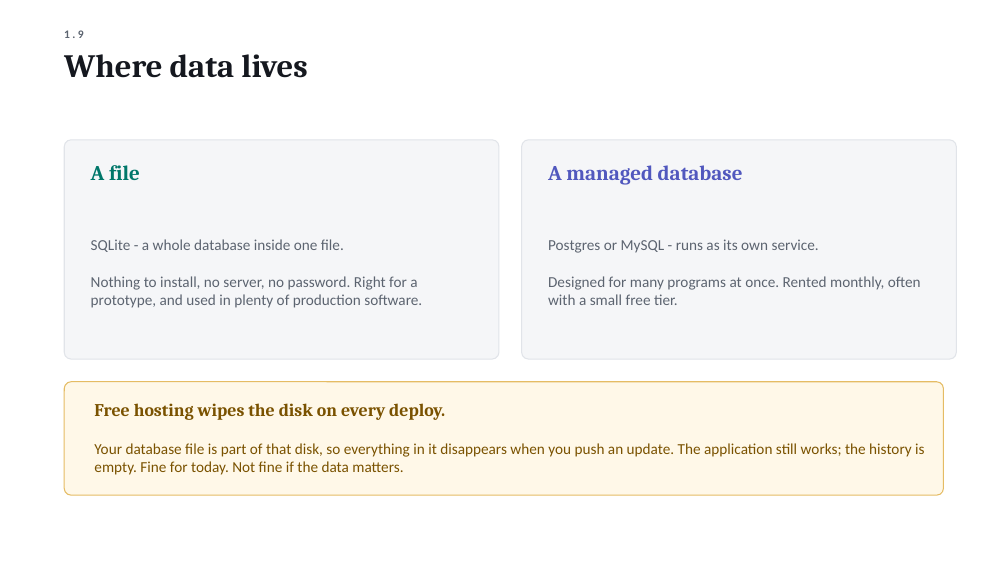
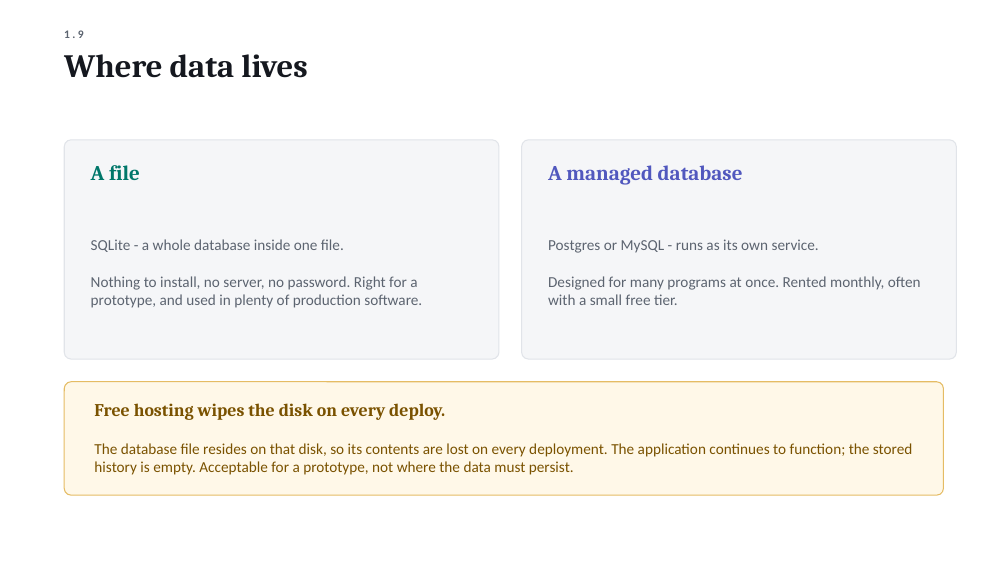
Before and after one commit to Shamsu3100/demon-, a slide deck: slide 20 of Nexus_Workshop_Deck.pptx. Drawn at 1008x567 pixels with LibreOffice and Linux fonts; fonts in the diff are those of the drawing. Boxes give left, top, right and bottom in pixels: in the first picture for what was removed or moved away, otherwise in the second. Text is boxed around its words. In the diff, an @@ line names an element or a change of style, - is before the commit and + after.

```diff
--- a/Nexus_Workshop_Deck.pptx
+++ b/Nexus_Workshop_Deck.pptx
@@ text at [94,443,912,475]: text changed @@
-Your database file is part of that disk, so everything in it disappears when you push an update. The application still works; the history is empty. Fine for today. Not fine if the data matters.
+The database file resides on that disk, so its contents are lost on every deployment. The application continues to function; the stored history is empty. Acceptable for a prototype, not where the data must persist.
```
Also in this commit, not shown: 27 other slides changed, 3 slides added, 1 slide removed, 5 other files.
